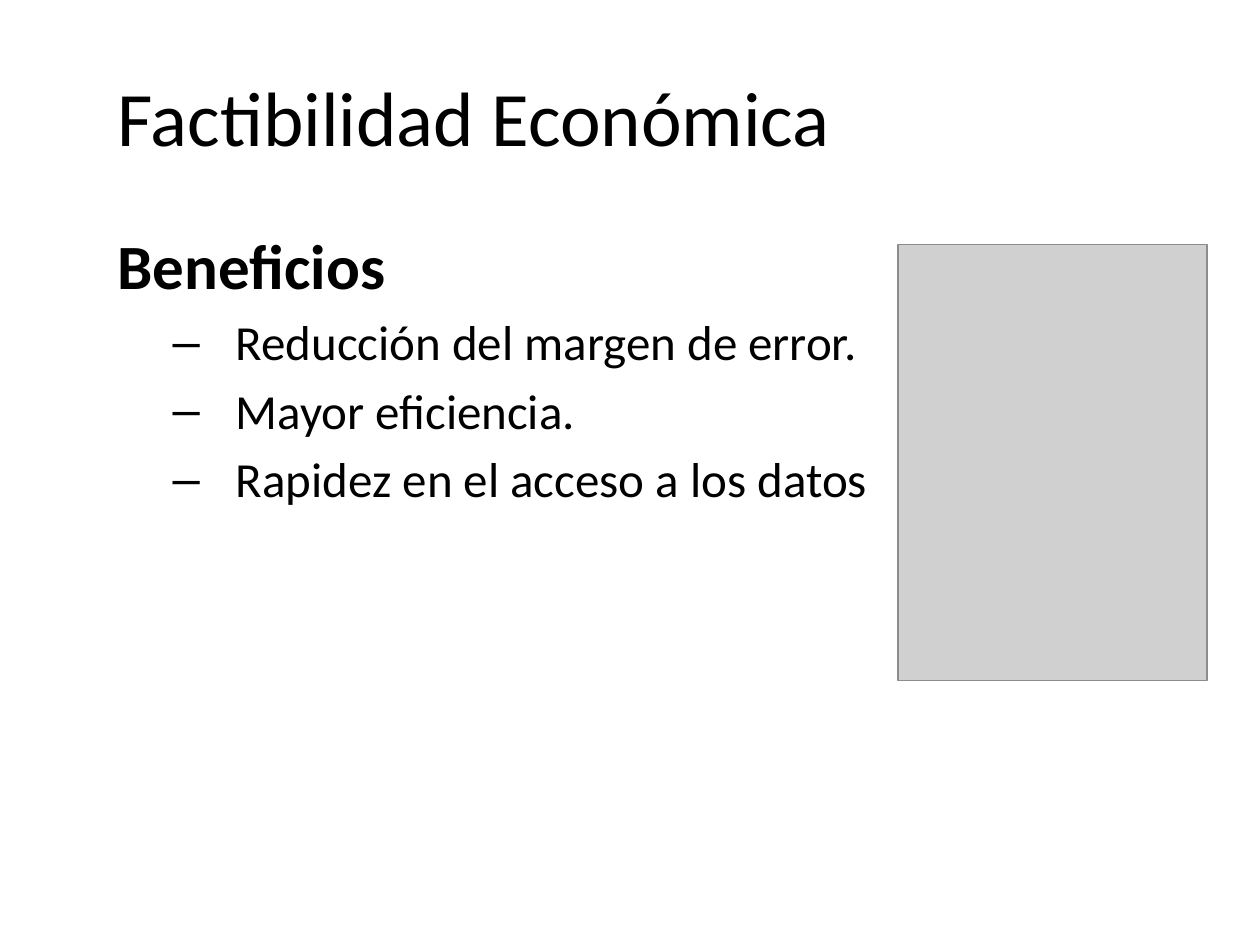
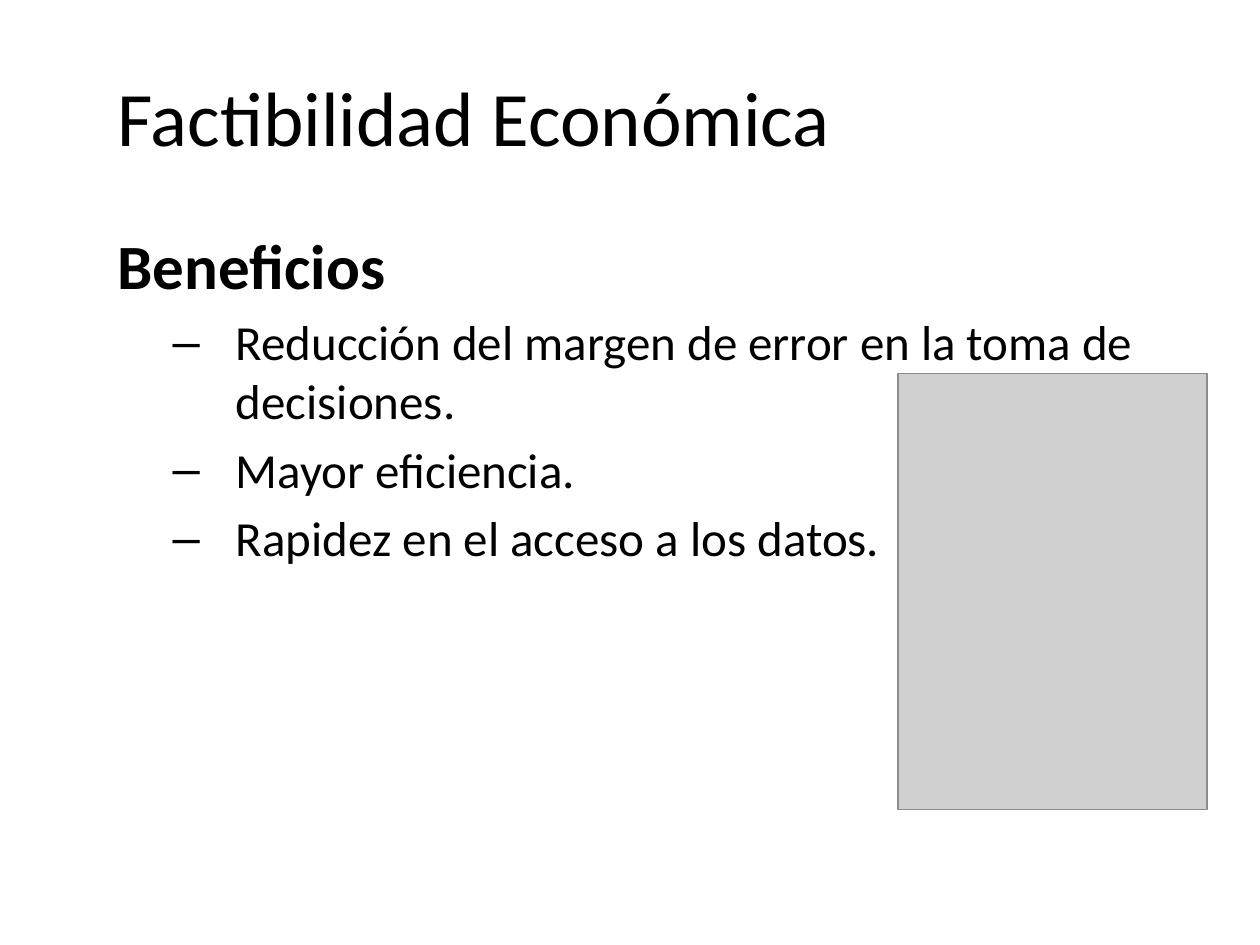
Before and after one commit to martinherr3/blpm, a slide deck: slide 14 of Docs/01-Relevamiento Inicial/Presentacion/PrimeraExposicion - Resumida.pptx. Drawn at 1260x945 pixels with LibreOffice and Linux fonts; fonts in the diff are those of the drawing; grey boxes stand for pictures; background and template pictures are left out. Boxes give left, top, right and bottom in pixels: in the first picture for what was removed or moved away, otherwise in the second. Text is boxed around its words. In the diff, an @@ line names an element or a change of style, - is before the commit and + after.

Commit message:
Lau - revision

```diff
--- a/Docs/01-Relevamiento Inicial/Presentacion/PrimeraExposicion - Resumida.pptx
+++ b/Docs/01-Relevamiento Inicial/Presentacion/PrimeraExposicion - Resumida.pptx
@@ text at [236,326,1132,420]: text changed @@
-  – Reducción del margen de error.
+  – Reducción del margen de error en la toma de decisiones.
@@ picture: place and size @@
-picture at [898,244,1207,680]
+picture at [898,373,1207,809]
@@ text at [236,522,879,564]: text changed @@
-  – Rapidez en el acceso a los datos
+  – Rapidez en el acceso a los datos.
```
Also in this commit, not shown: 5 other slides changed, 1 slide removed.
